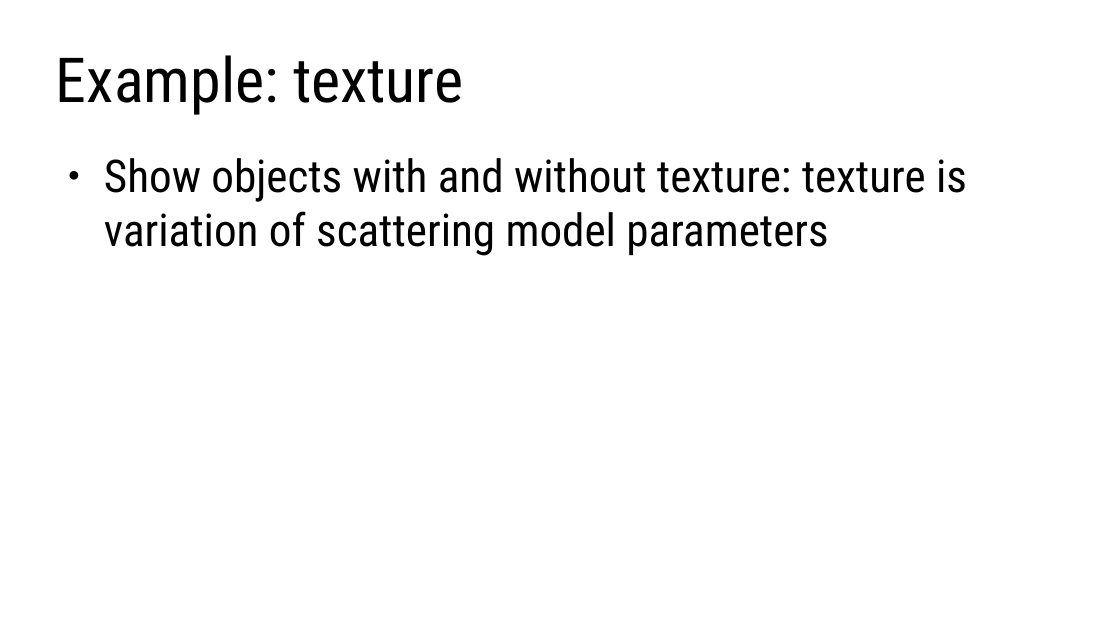
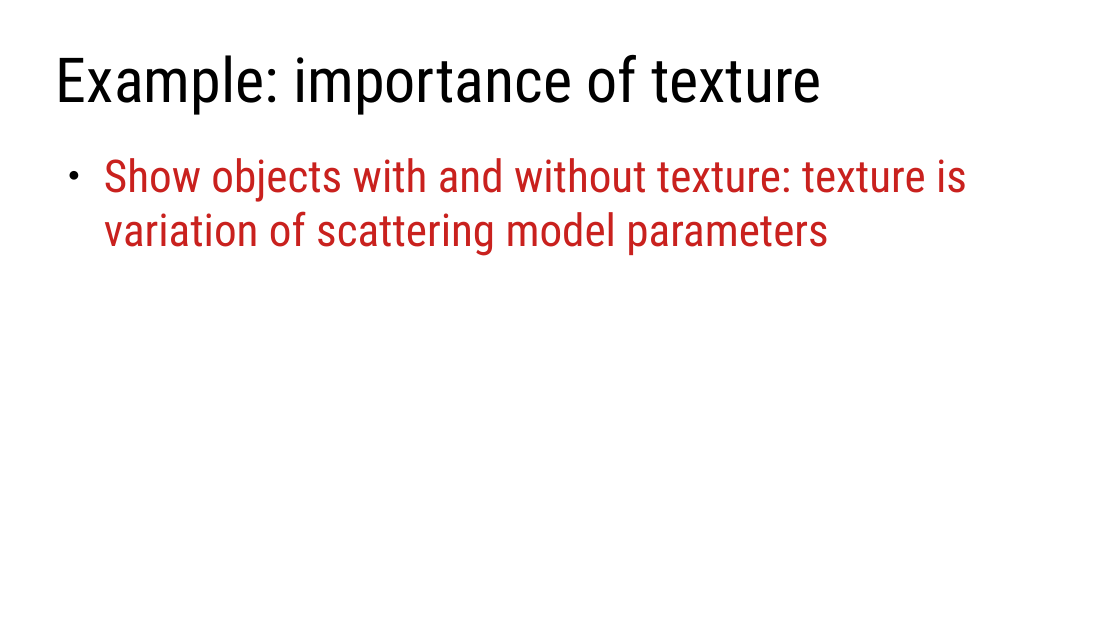
Before and after one commit to lorentzo/IntroductionToComputerGraphics, a slide deck: slide 13 of lectures/3_foundations_3d_scene/3_2_2_3D_models_material.odp (slide 12 before the commit). Drawn at 1120x630 pixels with LibreOffice and Linux fonts; fonts in the diff are those of the drawing. Boxes give left, top, right and bottom in pixels: in the first picture for what was removed or moved away, otherwise in the second. Text is boxed around its words. In the diff, an @@ line names an element or a change of style, - is before the commit and + after.

```diff
--- a/lectures/3_foundations_3d_scene/3_2_2_3D_models_material.odp
+++ b/lectures/3_foundations_3d_scene/3_2_2_3D_models_material.odp
@@ title at [56, 55, 821, 115]: text changed @@
-Example: texture
+Example: importance of texture
@@ text "Show objects with and without ..." at [104, 158, 967, 256]: text colour #000000 to #C9211E @@
```
Also in this commit, not shown: 8 other slides changed, 20 slides added, 1 slide removed, 1 other file.
